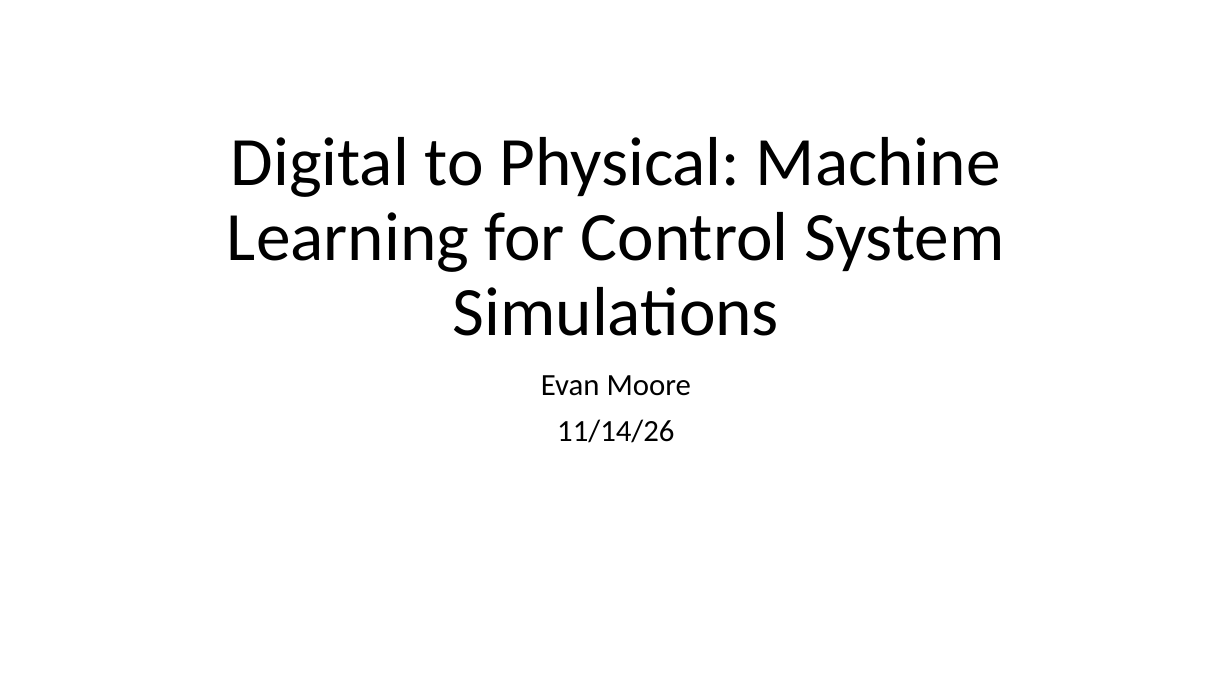
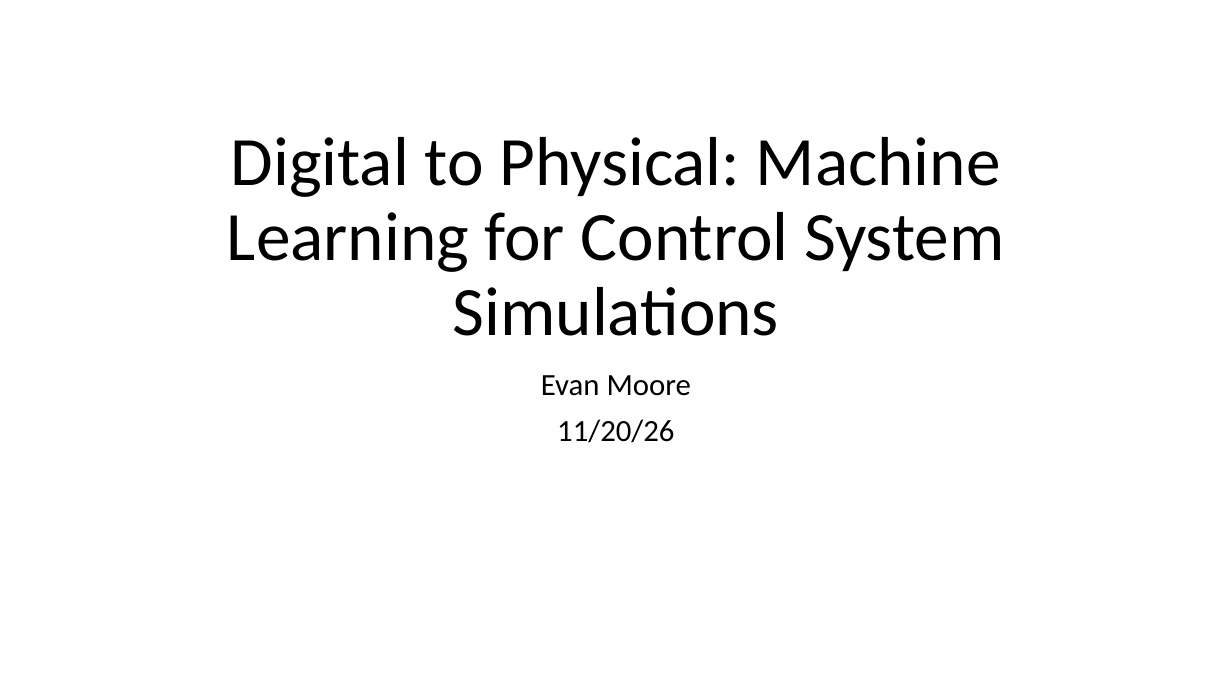
Before and after one commit to evandm4/engr-10301h-balancing-robot, a slide deck: slide 1 of docs/Evan Moore Progress Update.pptx. Drawn at 1232x693 pixels with LibreOffice and Linux fonts; fonts in the diff are those of the drawing. Boxes give left, top, right and bottom in pixels: in the first picture for what was removed or moved away, otherwise in the second. Text is boxed around its words. In the diff, an @@ line names an element or a change of style, - is before the commit and + after.

```diff
--- a/docs/Evan Moore Progress Update.pptx
+++ b/docs/Evan Moore Progress Update.pptx
@@ subtitle at bbox=[557, 419, 674, 443]: text changed @@
-11/14/26
+11/20/26
```
Also in this commit, not shown: 1 other slide changed, 1 other file.
